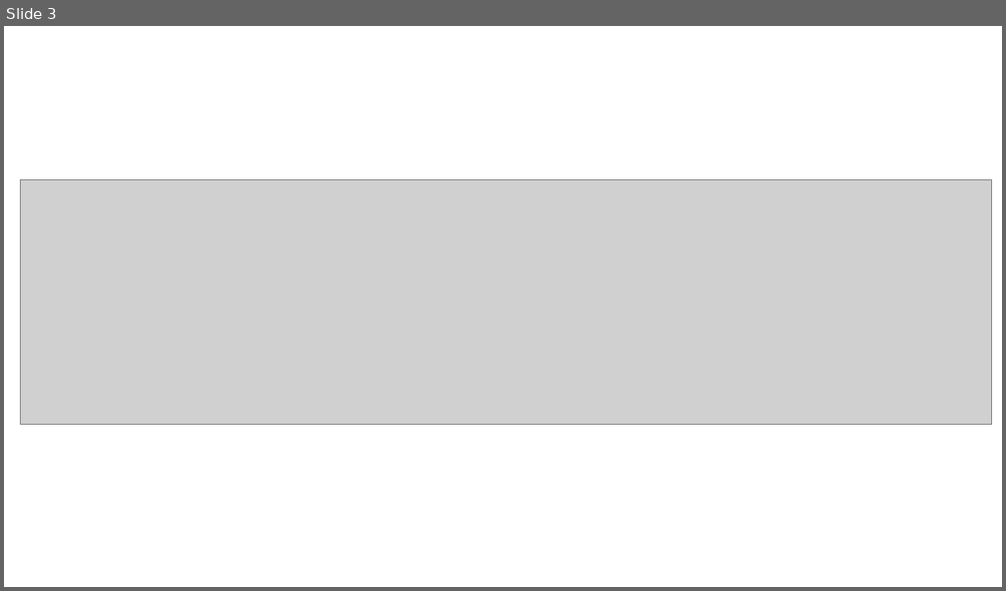
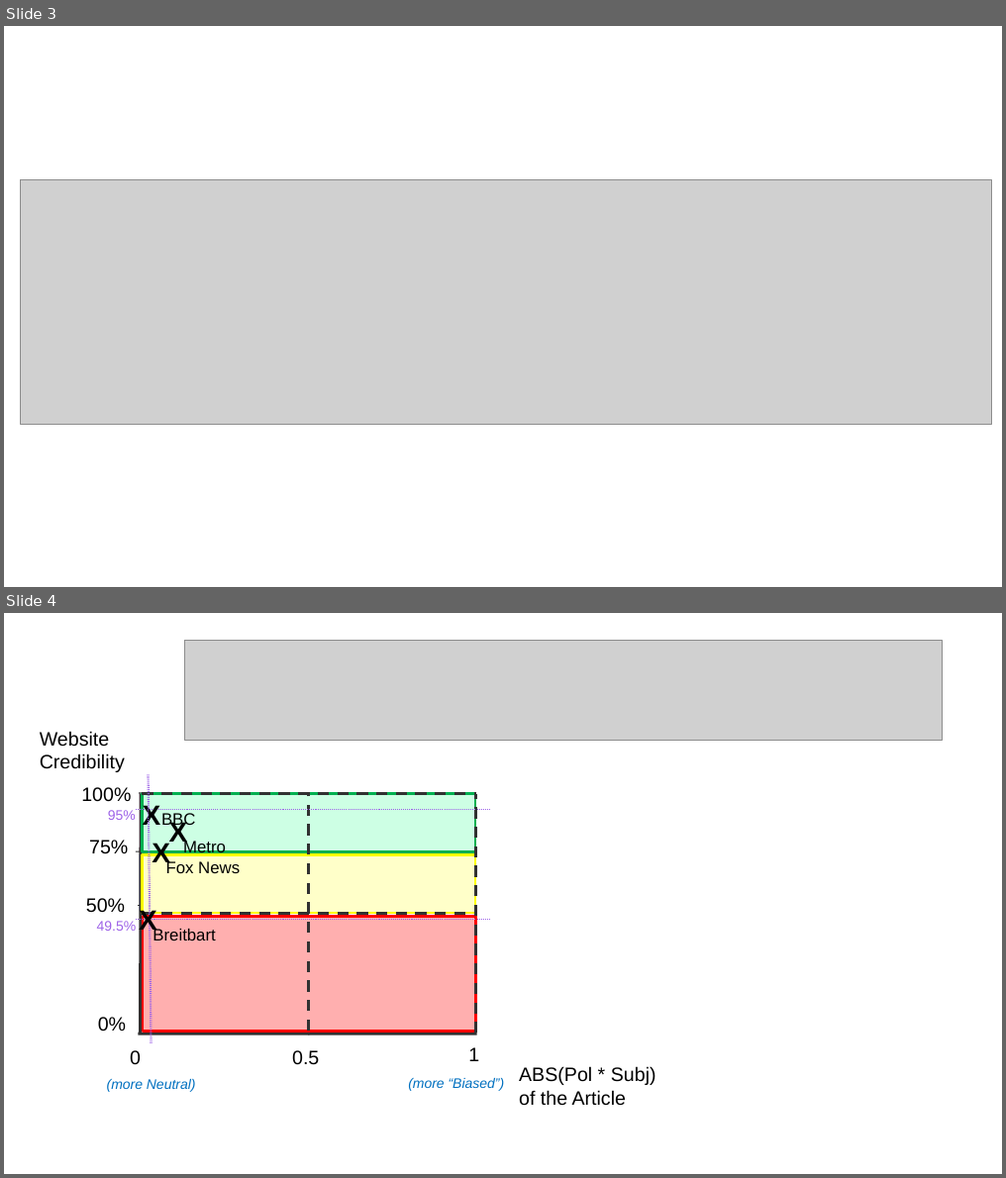
Before and after one commit to TheSentimentalists/SentimentalistsApp-Backend, a slide deck: Docs/Bias_Score_Analysis/Bias Analisys.pptx. Shown one above the other, each under a label of ours: slide 3 before the commit, slides 3 and 4 after it. The pictures are 1006x591 and 1006x1178 pixels, drawn with LibreOffice and Linux fonts; fonts in the diff are those of the drawing; grey boxes stand for pictures. Boxes give left, top, right and bottom in pixels: in the first picture for what was removed or moved away, otherwise in the second. Text is boxed around its words. In the diff, an @@ line names an element or a change of style, - is before the commit and + after.

```diff
--- a/Docs/Bias_Score_Analysis/Bias Analisys.pptx
+++ b/Docs/Bias_Score_Analysis/Bias Analisys.pptx
@@ slide 4 added at [4, 613, 1002, 1174], background #FFFFFF @@
@@ picture added at [184, 640, 943, 740] @@
@@ group added at [40, 731, 656, 1106]: 21 texts, 15 lines, 3 rectangles @@
+ABS(Pol * Subj)
+of the Article
+Website
+Credibility
+100%
+50%
+0
+0%
+0.5
+1
+75%
+95%
+X
+(more “Biased”)
+(more Neutral)
+BBC
+49.5%
+X
+Breitbart
+X
+Metro
+X
+Fox News
```
Also in this commit, not shown: 4 other files.
